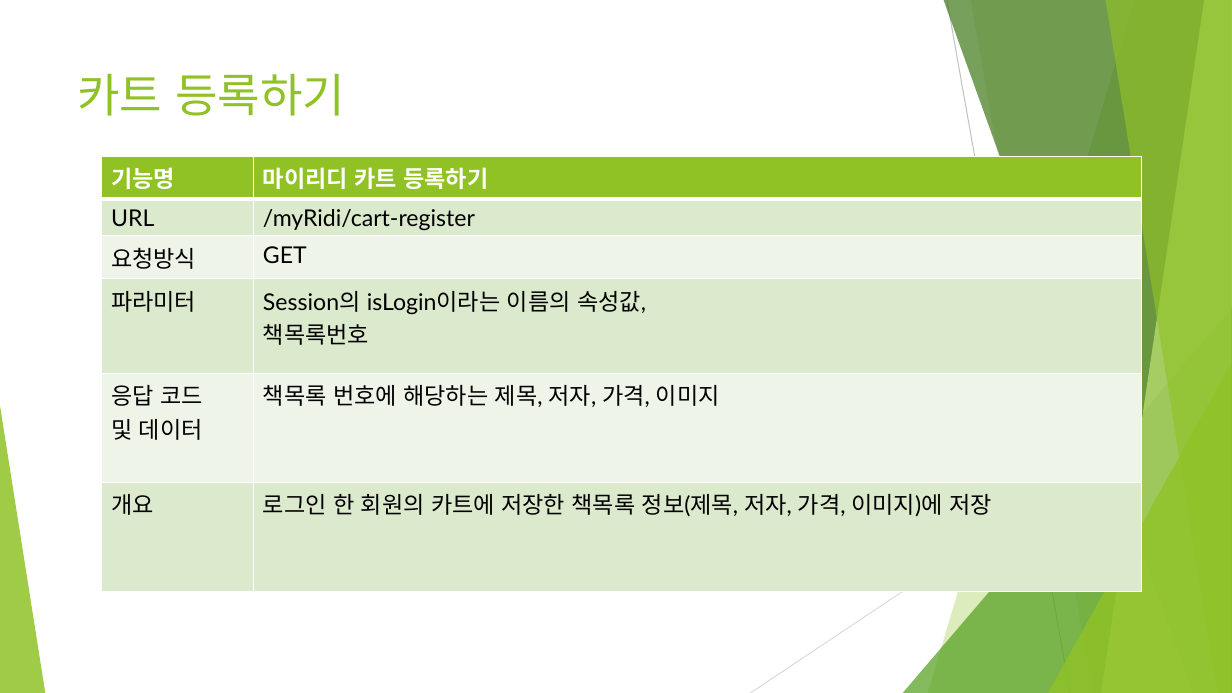
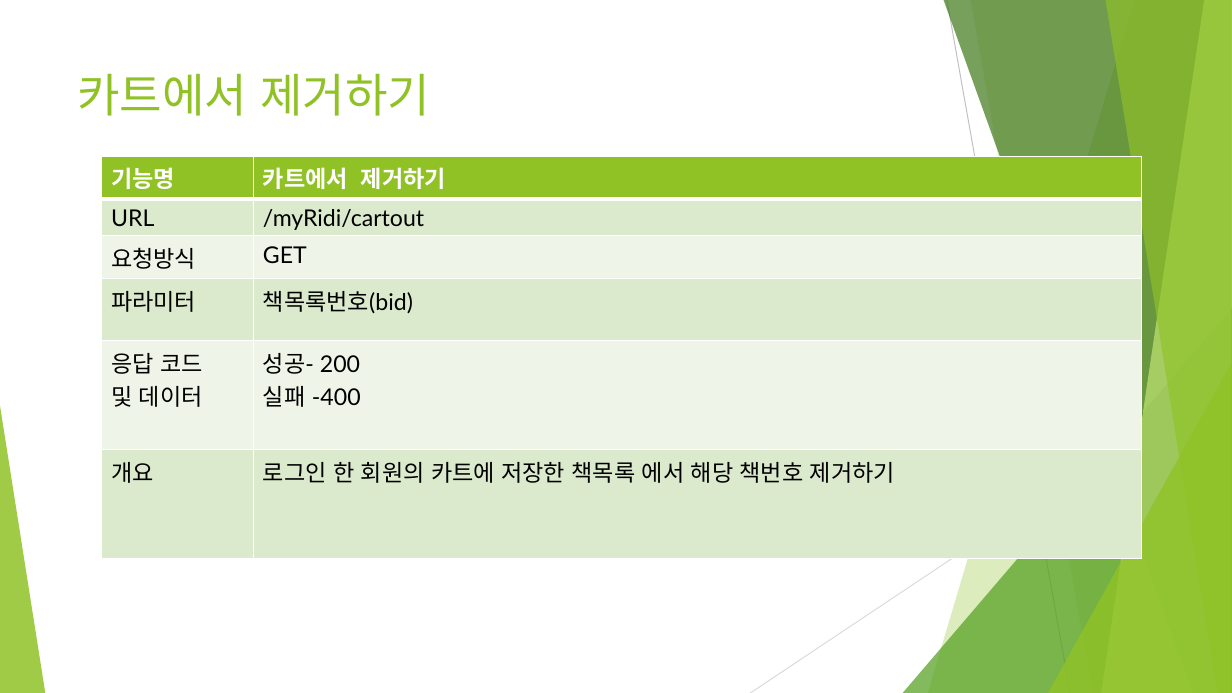
Before and after one commit to ridibooks-web/ridibooks, a slide deck: slide 17 of 리디북스 인터페이스.pptx (slide 14 before the commit). Drawn at 1232x693 pixels with LibreOffice and Linux fonts; fonts in the diff are those of the drawing. Boxes give left, top, right and bottom in pixels: in the first picture for what was removed or moved away, otherwise in the second. Text is boxed around its words. In the diff, an @@ line names an element or a change of style, - is before the commit and + after.

```diff
--- a/리디북스 인터페이스.pptx
+++ b/리디북스 인터페이스.pptx
@@ text at (x1=77, y1=73, x2=430, y2=116): text changed @@
-카트 등록하기
+카트에서 제거하기
@@ table at (x1=102, y1=156, x2=1141, y2=547) @@
-row 1, column 2: 마이리디 카트 등록하기
+row 1, column 2: 카트에서 제거하기
-row 2, column 2: /myRidi/cart-register
+row 2, column 2: /myRidi/cartout
-row 4, column 2: Session의 isLogin이라는 이름의 속성값, / 책목록번호
+row 4, column 2: 책목록번호(bid)
-row 5, column 2: 책목록 번호에 해당하는 제목, 저자, 가격, 이미지
+row 5, column 2: 성공- 200 / 실패 -400
-row 6, column 2: 로그인 한 회원의 카트에 저장한 책목록 정보(제목, 저자, 가격, 이미지)에 저장
+row 6, column 2: 로그인 한 회원의 카트에 저장한 책목록 에서 해당 책번호 제거하기
```
Also in this commit, not shown: 13 other slides changed, 4 slides added, 7 slides removed, 1 other file.
